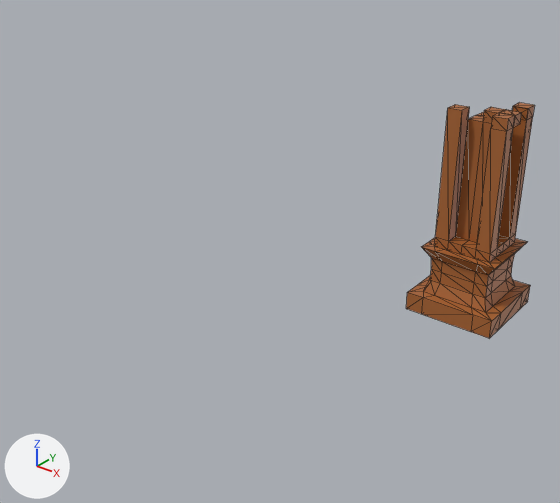
The glTF model three/static/ZA_monument_models/6_3.glb, before and after one commit.
One viewpoint serves both versions: a 50 mm lens placed at (1.82, -1.97, 0.71), pointed at (0.02, 0.28, -0.69). Arrows for +X, +Y and +Z are at lower left; the lights stay in place. Mesh edges are drawn as thin lines. Where no turn or scale is listed for an object, it has been applied to the vertices.

Names of what the first picture shows: 'Large Pillar'.
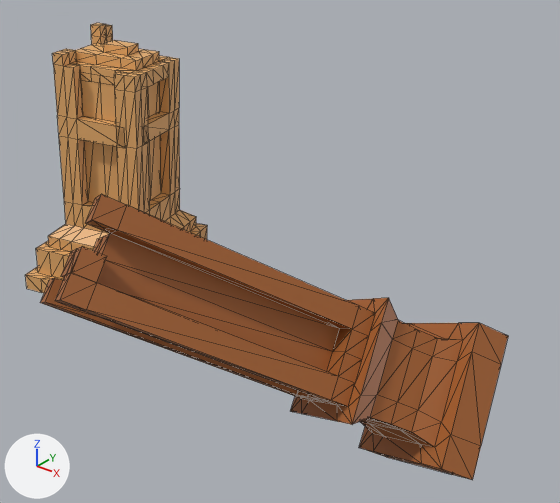
Location of each change, (x1, y1, x2, y2) in pixels of the pictures (560 x 503 px):
'Large Pillar', moved, turned, rescaled
    before: (406, 102, 534, 338)
    after: (40, 194, 508, 480)
'Medium Pillar', added
    after: (26, 23, 207, 293)

Patch to the scene script:
```diff
--- a/three/static/ZA_monument_models/6_3.glb.py
+++ b/three/static/ZA_monument_models/6_3.glb.py
@@ mat_material_010 @@
+mat_material_010 = principled_material('Material.010')
+mat_material_010.base_color = (0.8, 0.424, 0.151)  # orange #e7ae6c
@@ me_cube_029 @@
+me_cube_029.from_pydata(...)  # 456 vertices, 916 faces; spans x -0.379..0.377, y -0.378..0.377, z -0.067..0.997
+me_cube_029.materials.append(mat_material_010)  # orange #e7ae6c
@@ ob_large_pillar @@
 ob_large_pillar = bpy.data.objects.new('Large Pillar', me_cube_030)
-ob_large_pillar.location = (0.6, 0.884, -0.96)
-ob_large_pillar.rotation_euler = (0.0, 0.0, 3.142)  # degrees (0, 0, 180)
-ob_large_pillar.scale = (-0.196, -0.196, -0.0413)
+ob_large_pillar.location = (0.6, 0.6, -1.32)
+ob_large_pillar.rotation_euler = (-0.962, 0.485, 2.77)  # degrees (-55, 28, 159)
+ob_large_pillar.scale = (-0.3, -0.3, -0.08)
@@ ob_medium_pillar @@
+ob_medium_pillar = bpy.data.objects.new('Medium Pillar', me_cube_029)
+ob_medium_pillar.location = (-0.604, -0.014, -0.82)
```
